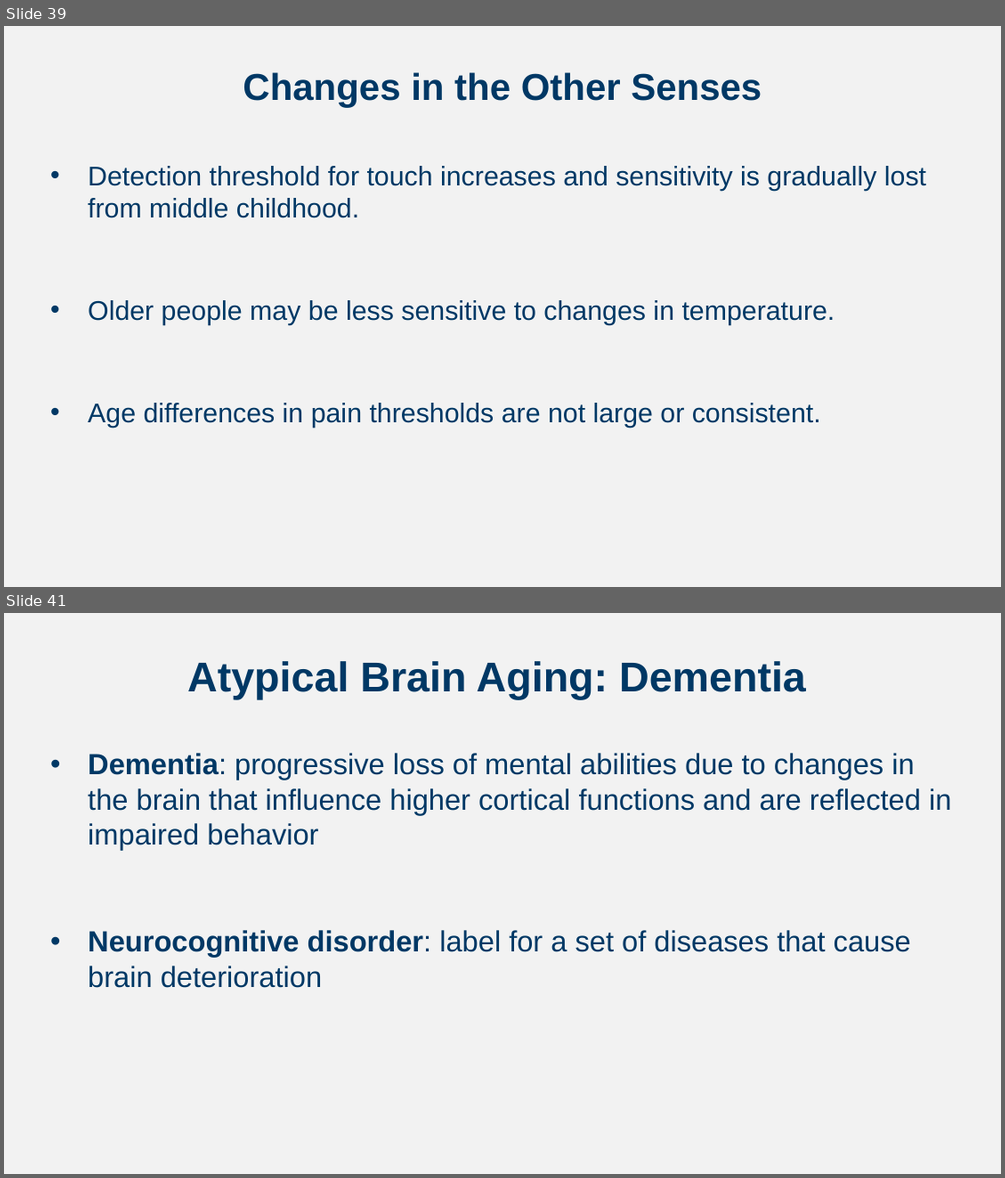
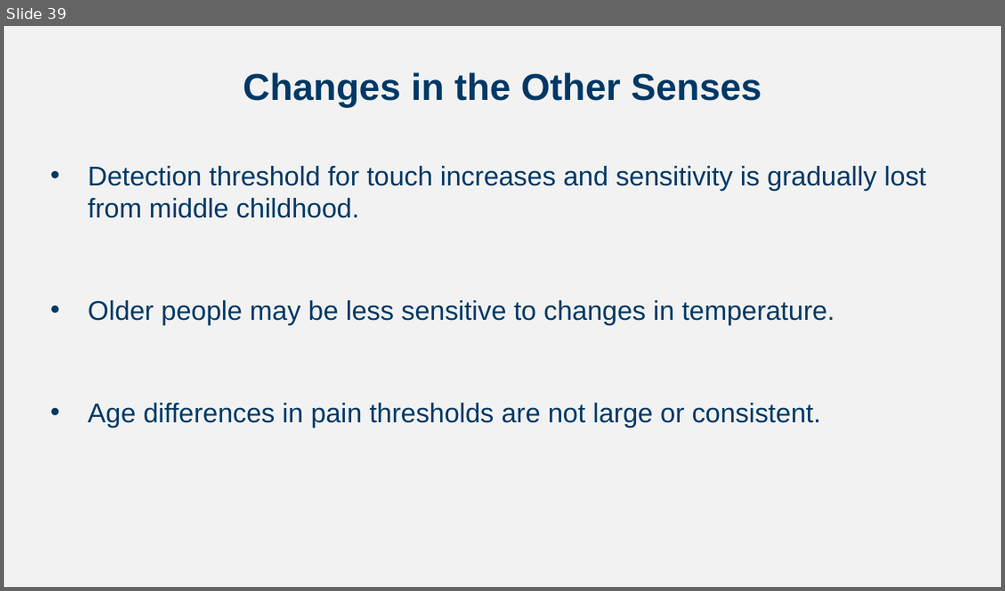
Before and after one commit to npm27/Teaching-Materials, a slide deck: Developmental Fall 24/Slides/Chapter 4.pptx. Shown one above the other, each under a label of ours: slides 39 and 41 before the commit, slide 39 after it; the slides between them are not shown. The pictures are 1005x1178 and 1005x591 pixels, drawn with LibreOffice and Linux fonts; fonts in the diff are those of the drawing. Boxes give left, top, right and bottom in pixels: in the first picture for what was removed or moved away, otherwise in the second. Text is boxed around its words. In the diff, an @@ line names an element or a change of style, - is before the commit and + after.

```diff
--- a/Developmental Fall 24/Slides/Chapter 4.pptx
+++ b/Developmental Fall 24/Slides/Chapter 4.pptx
@@ slide 41 removed at (4, 613, 1001, 1174), background #F2F2F2 @@
@@ title removed at (187, 661, 806, 699) @@
-Atypical Brain Aging: Dementia
@@ text removed at (88, 753, 951, 988) @@
-• Dementia: progressive loss of mental abilities due to changes in the brain that influence higher cortical functions and are reflected in impaired behavior
-• Neurocognitive disorder: label for a set of diseases that cause brain deterioration
```
Also in this commit, not shown: 1 slide changed, 5 other slides removed, 7 other files.
